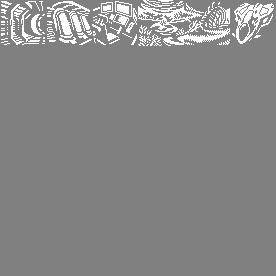
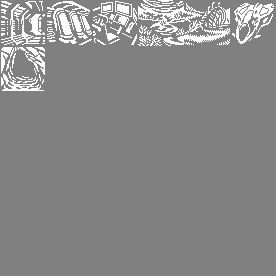
The second 276 × 276 image is a revision of the first. Changes to its layers:
added layer "动力舱" above "维生舱" over [8, 14, 45, 45]
painted on "织光藻墓园" over [8, 14, 45, 45]
added layer "浅层岩穴" above "图层 5" over [1, 47, 45, 91]
